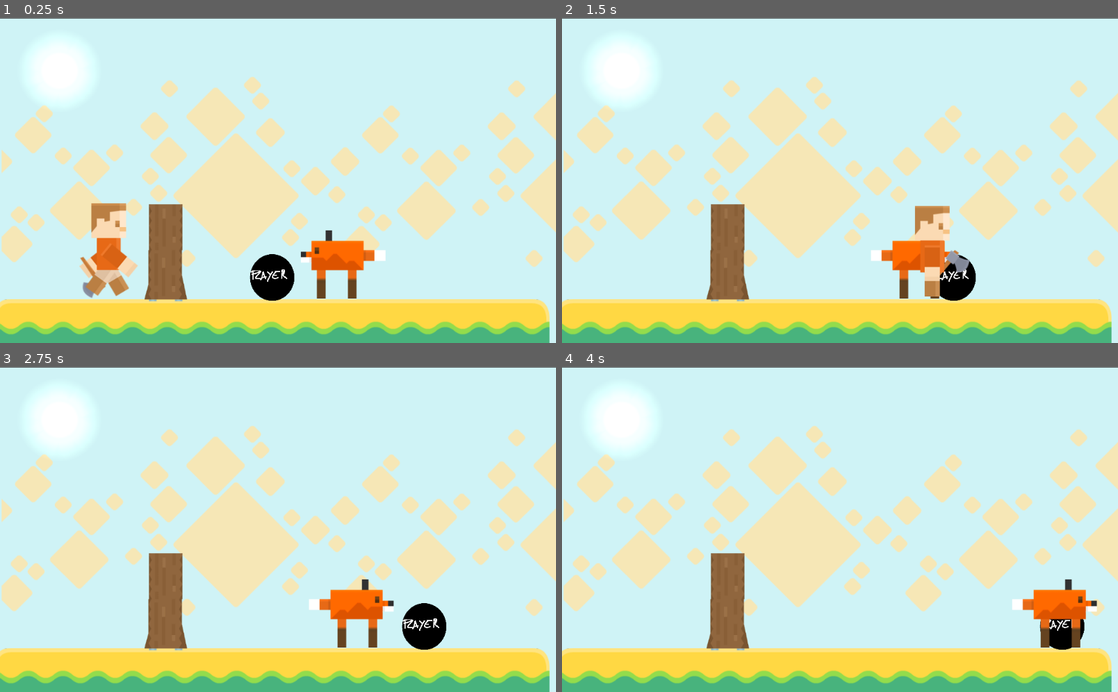
Above: before the commit, frames 1-4 (two rows, left to right).
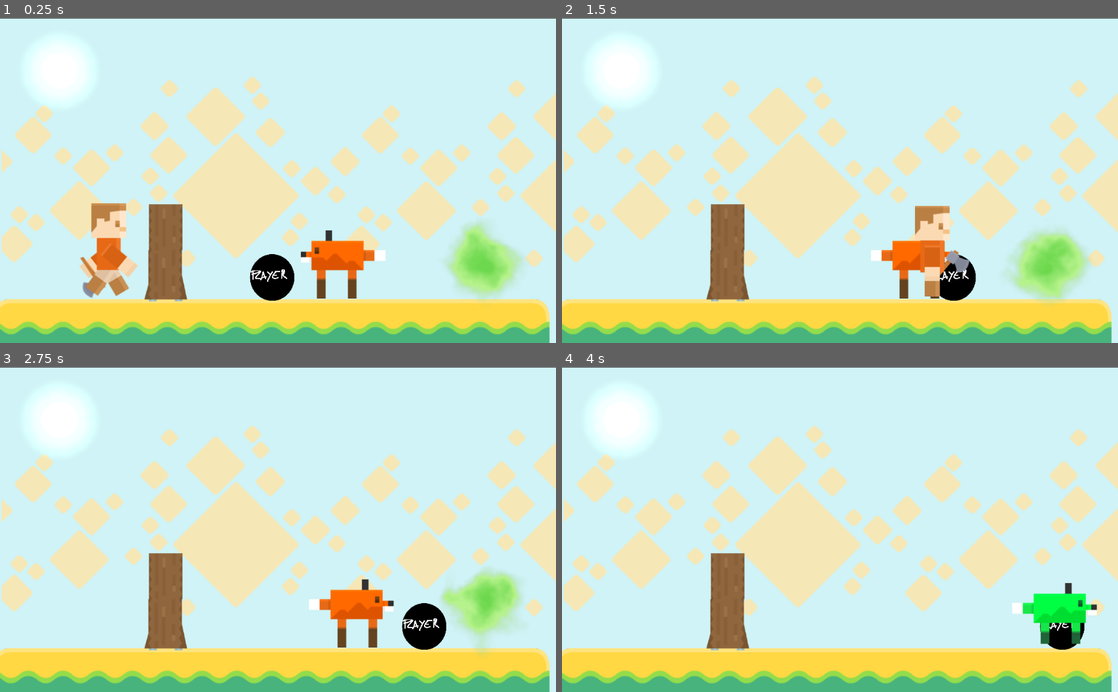
Above: after the commit, the same moments.

Repository: thiagola92/gamejamplus-2020
Game: Godot game, scene res://scenes/Main.tscn
Two runs of this game, one before a commit and one after it. Both use one fixed random seed, a clock stepped at 60 frames per second and the inputs below. The project has no main scene, so this scene is started directly.
Inputs:
- Up to frame 1 (0.25 s): no input
- Up to frame 2 (1.5 s): hold D 0.53-1.28 s; hold A from 1.28 s (still down)
- Up to frame 3 (2.75 s): release A at 2.03 s; hold D from 2.03 s (still down)
- Up to frame 4 (4 s): release D at 3.53 s; hold A from 3.53 s (still down)

The runs differ from the first frame. In frame 1, 2.1% of the frame differs, in the area x 80-94%, y 62-87%; in frame 2, 2.3%, in the area x 80-95%, y 65-88%; in frame 3, 2.1%; in frame 4, 1.5%.

Commit message:
Pice Buff added

Diff:
--- /dev/null
+++ b/Game/scenes/Buff_Pice.tscn
@@ -0,0 +1,37 @@
+[gd_scene load_steps=13 format=2]
+
+[ext_resource path="res://assets/particles/gas06.png" type="Texture" id=1]
+[ext_resource path="res://assets/particles/gas08.png" type="Texture" id=2]
+[ext_resource path="res://assets/particles/gas05.png" type="Texture" id=3]
+[ext_resource path="res://assets/particles/gas00.png" type="Texture" id=4]
+[ext_resource path="res://assets/particles/gas01.png" type="Texture" id=5]
+[ext_resource path="res://assets/particles/gas03.png" type="Texture" id=6]
+[ext_resource path="res://assets/particles/gas02.png" type="Texture" id=7]
+[ext_resource path="res://assets/particles/gas07.png" type="Texture" id=8]
+[ext_resource path="res://assets/particles/gas04.png" type="Texture" id=9]
+[ext_resource path="res://scripts/Buff_Pice.gd" type="Script" id=10]
+
+[sub_resource type="SpriteFrames" id=1]
+animations = [ {
+"frames": [ ExtResource( 4 ), ExtResource( 5 ), ExtResource( 7 ), ExtResource( 6 ), ExtResource( 9 ), ExtResource( 3 ), ExtResource( 1 ), ExtResource( 8 ), ExtResource( 2 ) ],
+"loop": true,
+"name": "default",
+"speed": 8.0
+} ]
+
+[sub_resource type="CircleShape2D" id=2]
+radius = 144.408
+
+[node name="Buff_Pice" type="Area2D"]
+position = Vector2( 425.251, 265.073 )
+collision_layer = 2
+collision_mask = 2
+script = ExtResource( 10 )
+
+[node name="AnimatedSprite" type="AnimatedSprite" parent="."]
+frames = SubResource( 1 )
+
+[node name="CollisionShape2D" type="CollisionShape2D" parent="."]
+position = Vector2( 0, 21.2626 )
+shape = SubResource( 2 )
+[connection signal="body_entered" from="." to="." method="_on_Buff_Pice_body_entered"]
--- a/Game/scenes/Guaraná.tscn
+++ b/Game/scenes/Guaraná.tscn
@@ -33,7 +33,7 @@
 "speed": 5.0
 } ]
 
-[node name="Node2D" type="KinematicBody2D"]
+[node name="Guarana" type="KinematicBody2D"]
 script = ExtResource( 5 )
 
 [node name="AnimatedSprite" type="AnimatedSprite" parent="."]
--- a/Game/scenes/Main.tscn
+++ b/Game/scenes/Main.tscn
@@ -8,6 +8,7 @@
 [ext_resource path="res://assets/light.png" type="Texture" id=6]
 [ext_resource path="res://assets/tilesets/tilesheet_complete_2X.png" type="Texture" id=7]
 [ext_resource path="res://scenes/Guaraná.tscn" type="PackedScene" id=8]
+[ext_resource path="res://scenes/Buff_Pice.tscn" type="PackedScene" id=9]
 
 [sub_resource type="RectangleShape2D" id=1]
 extents = Vector2( 508.202, 68.3993 )
@@ -106,5 +107,9 @@
 z_index = -1
 texture = ExtResource( 1 )
 
-[node name="Guaraná" parent="." instance=ExtResource( 8 )]
+[node name="Guarana" parent="." instance=ExtResource( 8 )]
 position = Vector2( 643.515, 447.929 )
+
+[node name="Buff_Pice" parent="." instance=ExtResource( 9 )]
+position = Vector2( 902.867, 445.816 )
+scale = Vector2( 0.3, 0.3 )
--- a/Game/scenes/Player.tscn
+++ b/Game/scenes/Player.tscn
@@ -7,6 +7,8 @@
 extents = Vector2( 37.2179, 37.8245 )
 
 [node name="Player" type="KinematicBody2D"]
+collision_layer = 3
+collision_mask = 3
 script = ExtResource( 2 )
 __meta__ = {
 "_edit_group_": true
--- /dev/null
+++ b/Game/scripts/Buff_Pice.gd
@@ -0,0 +1,24 @@
+extends Area2D
+
+
+# Declare member variables here. Examples:
+# var a = 2
+# var b = "text"
+
+onready var obj = get_parent().get_node("Guarana")
+
+# Called when the node enters the scene tree for the first time.
+func _ready():
+	$AnimatedSprite.play("default")
+	pass # Replace with function body.
+
+
+
+# Called every frame. 'delta' is the elapsed time since the previous frame.
+#func _process(delta):
+#	pass
+
+
+func _on_Buff_Pice_body_entered(body):
+	obj.get_buff("pice")
+	queue_free()
Binary file added: Game/assets/particles/gas00.png
Not shown, added: Game/assets/particles/gas00.png.import
Binary file added: Game/assets/particles/gas01.png
Not shown, added: Game/assets/particles/gas01.png.import
Binary file added: Game/assets/particles/gas02.png
Not shown, added: Game/assets/particles/gas02.png.import
Binary file added: Game/assets/particles/gas03.png
Not shown, added: Game/assets/particles/gas03.png.import
Binary file added: Game/assets/particles/gas04.png
Not shown, added: Game/assets/particles/gas04.png.import
Binary file added: Game/assets/particles/gas05.png
Not shown, added: Game/assets/particles/gas05.png.import
(and 8 more such lines)
